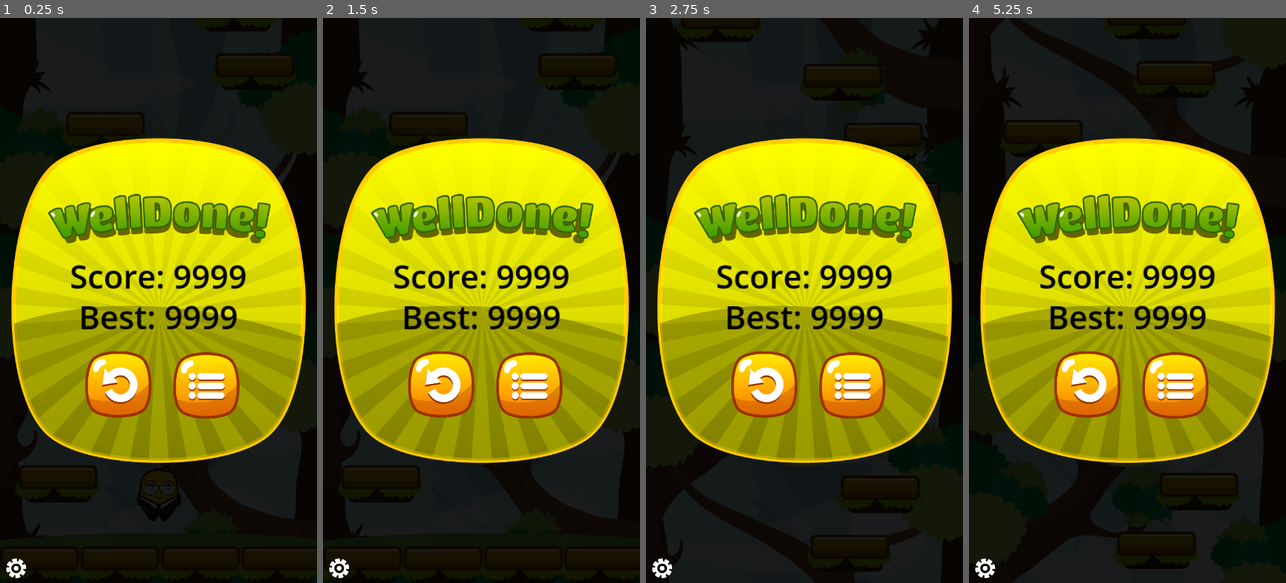
Above: before the commit, frames 1-4 (left to right).
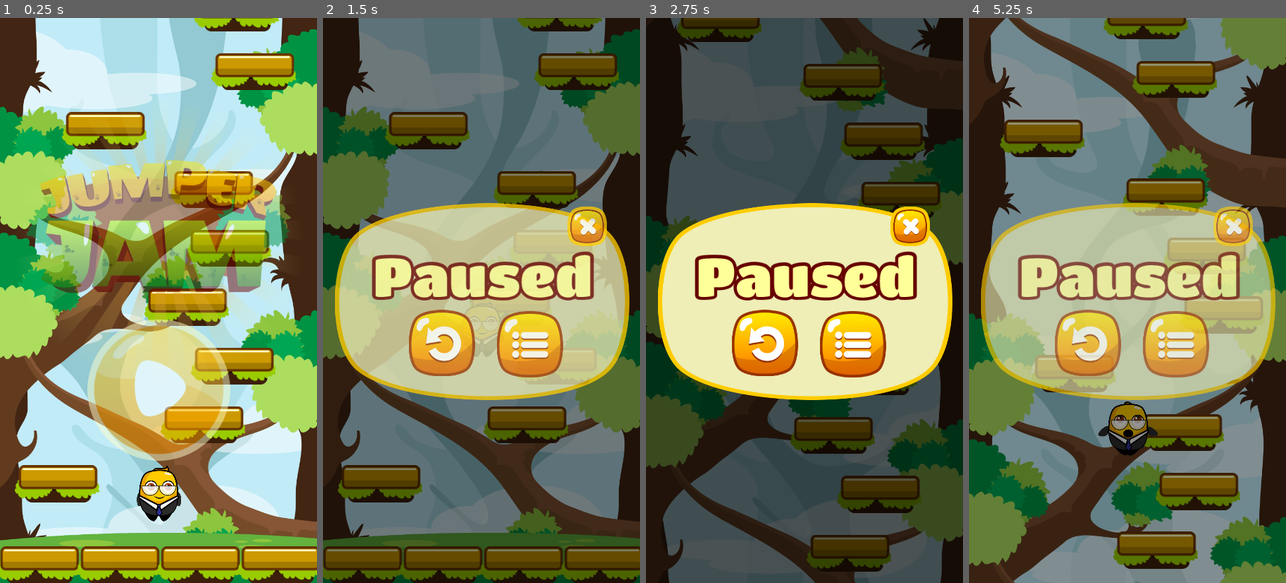
Above: after the commit, the same moments.

Repository: woliveira82/godot-mobile-jumper-jam-course
Game: Godot game, scene res://scenes/main.tscn
Two runs of this game, one before a commit and one after it. Both use one fixed random seed, a clock stepped at 60 frames per second and the inputs below.
Inputs (mouse positions are in pixels of both pictures, inside the frame that each line leads up to):
- Up to frame 1 (0.25 s): no input
- Up to frame 2 (1.5 s): click (443, 345) at 0.52 s; click (529, 345) at 1.27 s
- Up to frame 3 (2.75 s): click (763, 385) at 2.02 s
- Up to frame 4 (5.25 s): click (1175, 385) at 2.77 s; click (1127, 390) at 3.52 s; click (1127, 390) at 4.27 s; click (1089, 345) at 5 s

The runs differ from the first frame. In frame 1, 100% of the frame differs, in the area x 0-100%, y 0-100%; in frame 2, 98%; in frame 3, 89%; in frame 4, 100%.

Commit message:
Section 4: UI System - Screens and Buttons Functions

Diff:
--- a/scenes/game_over_screen.tscn
+++ b/scenes/game_over_screen.tscn
@@ -1,5 +1,6 @@
-[gd_scene load_steps=7 format=3 uid="uid://2gf1oj5577ds"]
+[gd_scene load_steps=8 format=3 uid="uid://2gf1oj5577ds"]
 
+[ext_resource type="Script" path="res://scripts/base_screen.gd" id="1_book5"]
 [ext_resource type="Texture2D" uid="uid://fbifratxj16k" path="res://assets/textures/ui/Box04.png" id="1_oxwmj"]
 [ext_resource type="Texture2D" uid="uid://x74pthpwyvei" path="res://assets/textures/ui/Welldone.png" id="2_nngvd"]
 [ext_resource type="PackedScene" uid="uid://dlm8vlou3rkc7" path="res://scenes/screen_button.tscn" id="3_0g2wt"]
@@ -17,6 +18,7 @@
 anchor_bottom = 1.0
 grow_horizontal = 2
 grow_vertical = 2
+script = ExtResource("1_book5")
 
 [node name="BlackBG" type="ColorRect" parent="."]
 layout_mode = 1
--- a/scenes/pause_screen.tscn
+++ b/scenes/pause_screen.tscn
@@ -1,5 +1,6 @@
-[gd_scene load_steps=7 format=3 uid="uid://b38n76vovw3h8"]
+[gd_scene load_steps=8 format=3 uid="uid://b38n76vovw3h8"]
 
+[ext_resource type="Script" path="res://scripts/base_screen.gd" id="1_ft2eo"]
 [ext_resource type="Texture2D" uid="uid://d4n35mtiakkeo" path="res://assets/textures/ui/Box02.png" id="1_hdbcq"]
 [ext_resource type="Texture2D" uid="uid://bfnhohyc0ikri" path="res://assets/textures/ui/PausedText.png" id="2_1irmw"]
 [ext_resource type="PackedScene" uid="uid://dlm8vlou3rkc7" path="res://scenes/screen_button.tscn" id="3_ohgqe"]
@@ -14,6 +15,7 @@
 anchor_bottom = 1.0
 grow_horizontal = 2
 grow_vertical = 2
+script = ExtResource("1_ft2eo")
 
 [node name="BlackBG" type="ColorRect" parent="."]
 layout_mode = 1
--- a/scenes/screens.tscn
+++ b/scenes/screens.tscn
@@ -10,12 +10,16 @@
 script = ExtResource("1_xc70i")
 
 [node name="TitleScreen" parent="." instance=ExtResource("3_8cx7v")]
+visible = false
 
 [node name="PauseScreen" parent="." instance=ExtResource("3_egbxg")]
+visible = false
 
 [node name="GameOverScreen" parent="." instance=ExtResource("4_lpcms")]
+visible = false
 
 [node name="Debug" type="Control" parent="."]
+visible = false
 z_index = 4000
 layout_mode = 3
 anchors_preset = 15
@@ -23,6 +27,7 @@
 anchor_bottom = 1.0
 grow_horizontal = 2
 grow_vertical = 2
+mouse_filter = 2
 
 [node name="ConsoleLog" type="Control" parent="Debug" groups=["debug_console"]]
 layout_mode = 1
--- a/scenes/title_screen.tscn
+++ b/scenes/title_screen.tscn
@@ -1,6 +1,7 @@
-[gd_scene load_steps=7 format=3 uid="uid://bq643238kf30w"]
+[gd_scene load_steps=8 format=3 uid="uid://bq643238kf30w"]
 
 [ext_resource type="Texture2D" uid="uid://xeetccam8kaa" path="res://assets/textures/ui/BigLogo.png" id="1_0awsb"]
+[ext_resource type="Script" path="res://scripts/base_screen.gd" id="1_bfteg"]
 [ext_resource type="PackedScene" uid="uid://dlm8vlou3rkc7" path="res://scenes/screen_button.tscn" id="2_kfwqv"]
 [ext_resource type="Texture2D" uid="uid://878nqty2006g" path="res://assets/textures/ui/PlayBtn.png" id="3_feyjn"]
 
@@ -11,7 +12,7 @@
 tracks/0/type = "value"
 tracks/0/imported = false
 tracks/0/enabled = true
-tracks/0/path = NodePath("Anchor/Play:position")
+tracks/0/path = NodePath("Anchor/TitlePlay:position")
 tracks/0/interp = 2
 tracks/0/loop_wrap = true
 tracks/0/keys = {
@@ -26,7 +27,7 @@
 tracks/0/type = "value"
 tracks/0/imported = false
 tracks/0/enabled = true
-tracks/0/path = NodePath("Anchor/Play:position")
+tracks/0/path = NodePath("Anchor/TitlePlay:position")
 tracks/0/interp = 1
 tracks/0/loop_wrap = true
 tracks/0/keys = {
@@ -49,6 +50,7 @@
 anchor_bottom = 1.0
 grow_horizontal = 2
 grow_vertical = 2
+script = ExtResource("1_bfteg")
 
 [node name="Anchor" type="Control" parent="."]
 layout_mode = 1
@@ -80,17 +82,17 @@
 texture = ExtResource("1_0awsb")
 expand_mode = 1
 
-[node name="Play" parent="Anchor" instance=ExtResource("2_kfwqv")]
+[node name="TitlePlay" parent="Anchor" instance=ExtResource("2_kfwqv")]
 layout_mode = 1
 anchors_preset = 8
 anchor_left = 0.5
 anchor_top = 0.5
 anchor_right = 0.5
 anchor_bottom = 0.5
-offset_left = -121.5
-offset_top = 30.0
-offset_right = 121.5
-offset_bottom = 270.001
+offset_left = -101.5
+offset_top = 50.0
+offset_right = 141.5
+offset_bottom = 290.001
 grow_horizontal = 2
 grow_vertical = 2
 texture_normal = ExtResource("3_feyjn")
--- /dev/null
+++ b/scripts/base_screen.gd
@@ -0,0 +1,23 @@
+extends Control
+
+
+func _ready():
+	visible = false
+	modulate.a = 0.0
+	get_tree().call_group("buttons", "set_disabled", true)
+
+
+func appear():
+	visible = true
+	var tween = get_tree().create_tween()
+	tween.tween_property(self, "modulate:a", 1.0, 0.5)
+	await tween.finished
+	get_tree().call_group("buttons", "set_disabled", false)
+
+
+func disappear():
+	get_tree().call_group("buttons", "set_disabled", true)
+	var tween = get_tree().create_tween()
+	tween.tween_property(self, "modulate:a", 0.0, 0.5)
+	await tween.finished
+	visible = false
--- a/scripts/screen_button.gd
+++ b/scripts/screen_button.gd
@@ -1,4 +1,5 @@
 extends TextureButton
+class_name ScreenButton
 
 signal clicked(button)
 
--- a/scripts/screens.gd
+++ b/scripts/screens.gd
@@ -1,15 +1,55 @@
 extends CanvasLayer
 
 @onready var console = $Debug/ConsoleLog
+@onready var title_screen = $TitleScreen
+@onready var pause_screen = $PauseScreen
+@onready var game_over_screen = $GameOverScreen
+
+var current_screen = null
 
 
 func _ready():
 	console.visible = false
+	register_buttons()
+	change_screen(title_screen)
 
 
-func _process(delta):
+func register_buttons():
+	var buttons = get_tree().get_nodes_in_group("buttons")
+	if buttons.size() > 0:
+		for button in buttons:
+			if button is ScreenButton:
+				button.clicked.connect(_on_button_pressed)
+
+
+func _on_button_pressed(button):
+	match button.name:
+		"TitlePlay":
+			change_screen(pause_screen)
+		"PauseRetry":
+			change_screen(game_over_screen)
+		"PauseBack":
+			change_screen(null)
+		"PauseClose":
+			print("PauseClose")
+		"GameOverRetry":
+			change_screen(title_screen)
+		"GameOverBack":
+			print("GameOverBack")
+
+
+func _process(_delta):
 	pass
 
 
 func _on_toggle_console_pressed():
 	console.visible = not console.visible
+
+
+func change_screen(new_screen):
+	if current_screen:
+		await current_screen.disappear()
+
+	current_screen = new_screen
+	if current_screen:
+		current_screen.appear()
